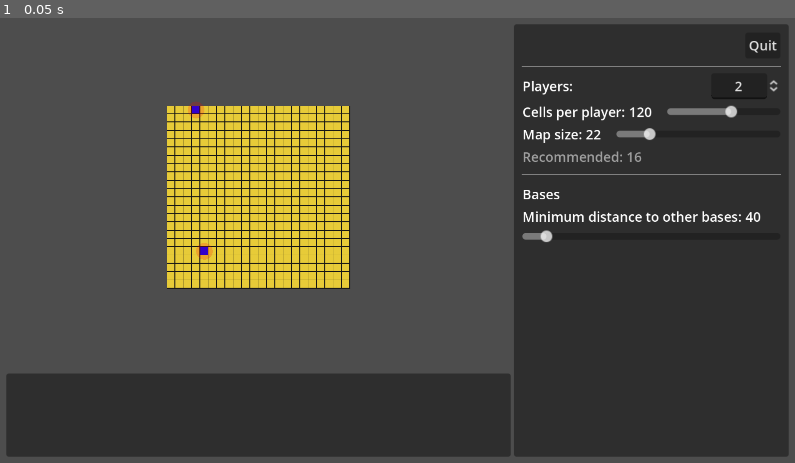
Above: before the commit, frame 1.
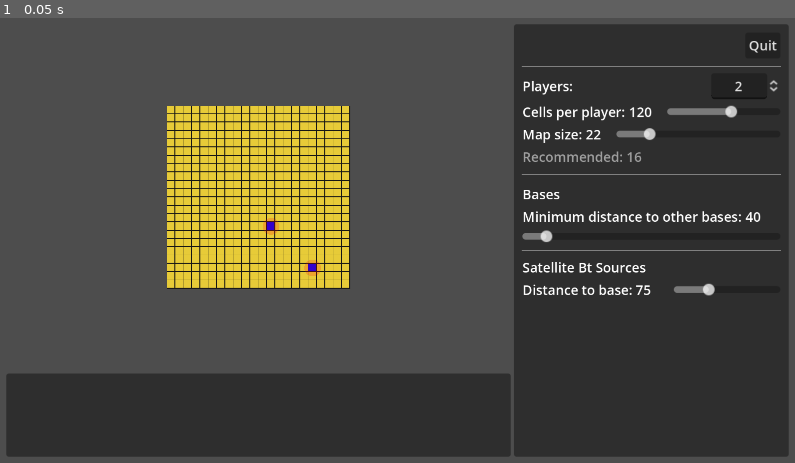
Above: after the commit, the same moment.

Repository: wadcom/kisarra-mapgen
Game: Godot game, scene res://main.tscn
The game is run twice, just before and just after one commit, with the same random seed, the same clock (stepped at 60 frames per second) and the same inputs.
Inputs:
- Up to frame 1 (0.05 s): no input

The runs differ from the first frame. In frame 1, 0.8% of the frame differs, in the area x 23-99%, y 18-63%.

Commit message:
Add slider for satellite Bt distance to bases

Diff:
--- a/side_panel.gd
+++ b/side_panel.gd
@@ -7,6 +7,7 @@
 	cells_per_player = 120,
 	map_size = 22,
 	players_qty = 2,
+	satellite_bt = { distance_to_base = 75 },
 }
 
 
@@ -16,6 +17,8 @@
 	%PlayersQuantity.value = _params.players_qty
 
 	%BaseDistanceToOtherBasesSlider.value = _params.base_placement.min_dist_to_other_bases
+
+	%SatelliteBtDistanceToBaseSlider.value = _params.satellite_bt.distance_to_base
 
 	_update_labels()
 
@@ -48,6 +51,12 @@
 	parameters_changed.emit(_params)
 
 
+func _on_satellite_bt_distance_to_base_value_changed(value):
+	_params.satellite_bt.distance_to_base = int(value)
+	_update_labels()
+	parameters_changed.emit(_params)
+
+
 func _update_labels():
 	%CellsPerPlayerLabel.text = str(_params.cells_per_player)
 	%MapSizeLabel.text = str(_params.map_size)
@@ -55,3 +64,5 @@
 	%RecommendedMapSizeLabel.text = str(ceil(sqrt(_params.players_qty * _params.cells_per_player)))
 
 	%BaseDistanceToOtherBasesLabel.text = str(_params.base_placement.min_dist_to_other_bases)
+
+	%SatelliteBtDistanceToBaseLabel.text = str(_params.satellite_bt.distance_to_base)
--- a/side_panel.tscn
+++ b/side_panel.tscn
@@ -140,8 +140,42 @@
 max_value = 300.0
 value = 20.0
 
+[node name="HSeparator3" type="HSeparator" parent="."]
+layout_mode = 2
+theme_override_constants/separation = 10
+
+[node name="SatelliteBtSectionLabel" type="Label" parent="."]
+layout_mode = 2
+text = "Satellite Bt Sources"
+
+[node name="SatelliteBtControls" type="HBoxContainer" parent="."]
+layout_mode = 2
+
+[node name="Label" type="Label" parent="SatelliteBtControls"]
+layout_mode = 2
+text = "Distance to base:"
+
+[node name="SatelliteBtDistanceToBaseLabel" type="Label" parent="SatelliteBtControls"]
+unique_name_in_owner = true
+custom_minimum_size = Vector2(28, 2.08165e-12)
+layout_mode = 2
+
+[node name="Control" type="Control" parent="SatelliteBtControls"]
+custom_minimum_size = Vector2(10, 2.08165e-12)
+layout_mode = 2
+
+[node name="SatelliteBtDistanceToBaseSlider" type="HSlider" parent="SatelliteBtControls"]
+unique_name_in_owner = true
+layout_mode = 2
+size_flags_horizontal = 3
+size_flags_vertical = 4
+min_value = 20.0
+max_value = 200.0
+value = 20.0
+
 [connection signal="pressed" from="ButtonBar/QuitButton" to="." method="_on_quit_button_pressed"]
 [connection signal="value_changed" from="PlayersQuantityControls/PlayersQuantity" to="." method="_on_players_quantity_value_changed"]
 [connection signal="value_changed" from="CellsPerPlayerControl/CellsPerPlayer" to="." method="_on_cells_per_player_value_changed"]
 [connection signal="value_changed" from="MapSizeControls/Controls/MapSize" to="." method="_on_map_size_value_changed"]
 [connection signal="value_changed" from="BaseDistanceToOtherBasesSlider" to="." method="_on_base_distance_to_other_bases_value_changed"]
+[connection signal="value_changed" from="SatelliteBtControls/SatelliteBtDistanceToBaseSlider" to="." method="_on_satellite_bt_distance_to_base_value_changed"]
